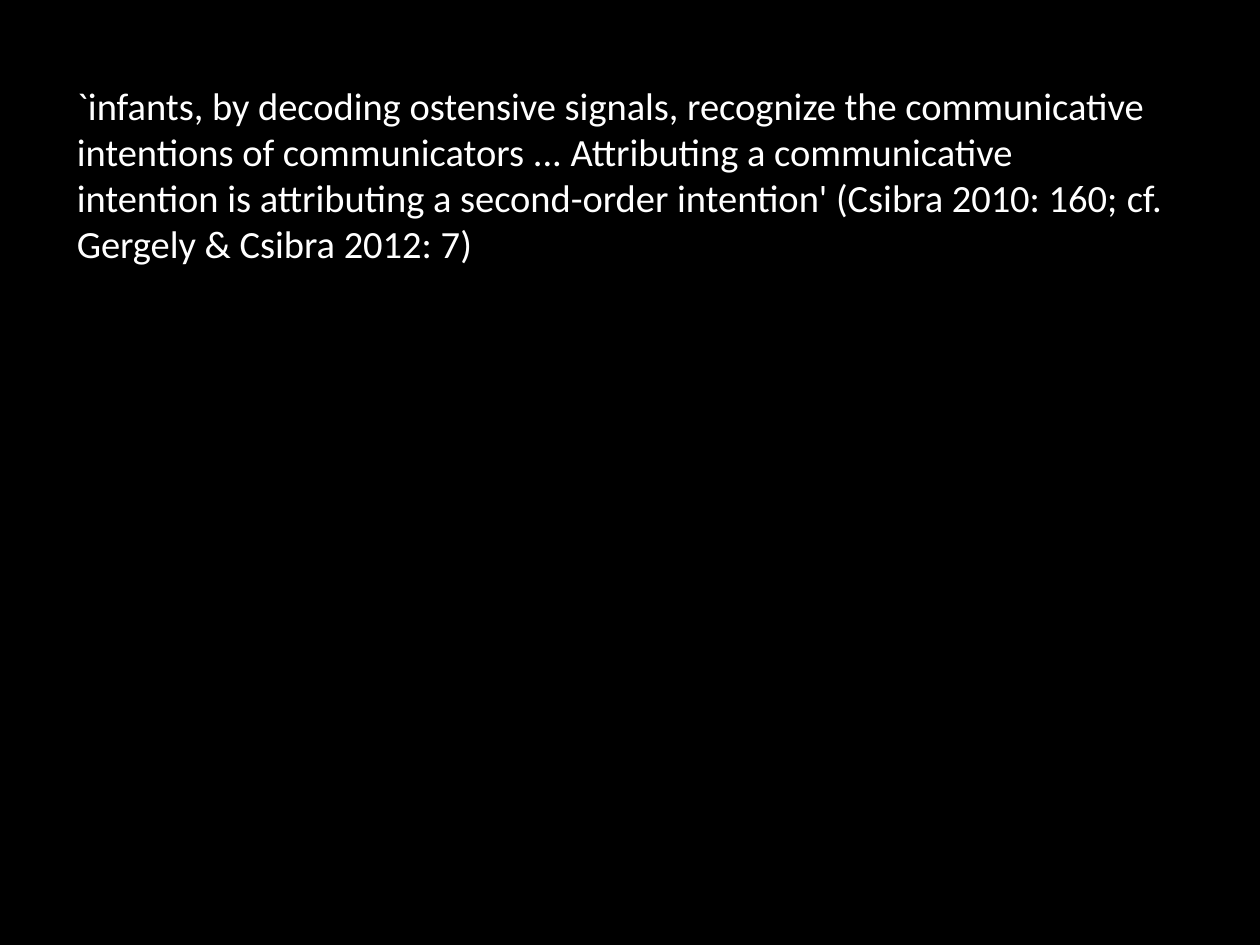
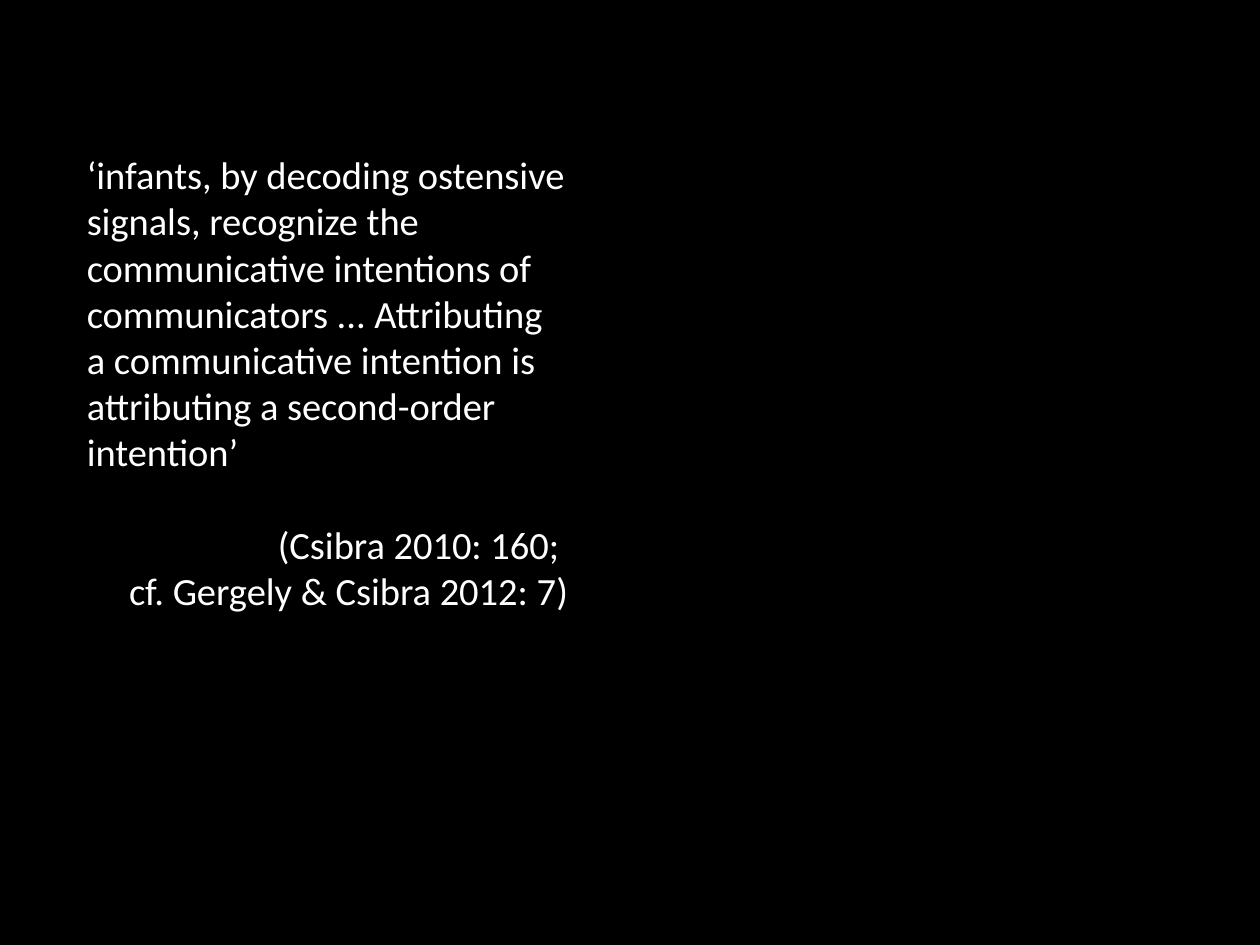
Before and after one commit to butterfill/lecture_mindreading_joint_action_philosophical_tools, a slide deck: slide 42 of lecture09 interacting mindreaders/lecture09 interacting mindreaders.pptx (slide 37 before the commit). Drawn at 1260x945 pixels with LibreOffice and Linux fonts; fonts in the diff are those of the drawing. Boxes give left, top, right and bottom in pixels: in the first picture for what was removed or moved away, otherwise in the second. Text is boxed around its words. In the diff, an @@ line names an element or a change of style, - is before the commit and + after.

```diff
--- a/lecture09 interacting mindreaders/lecture09 interacting mindreaders.pptx
+++ b/lecture09 interacting mindreaders/lecture09 interacting mindreaders.pptx
@@ text at [87, 161, 568, 612]: text changed @@
-`infants, by decoding ostensive signals, recognize the communicative intentions of communicators ... Attributing a communicative intention is attributing a second-order intention' (Csibra 2010: 160; cf. Gergely & Csibra 2012: 7)
+‘infants, by decoding ostensive signals, recognize the communicative intentions of communicators ... Attributing a communicative intention is attributing a second-order intention’
+(Csibra 2010: 160;
+cf. Gergely & Csibra 2012: 7)
```
Also in this commit, not shown: 2 other slides changed, 5 slides added, 1 slide removed.
